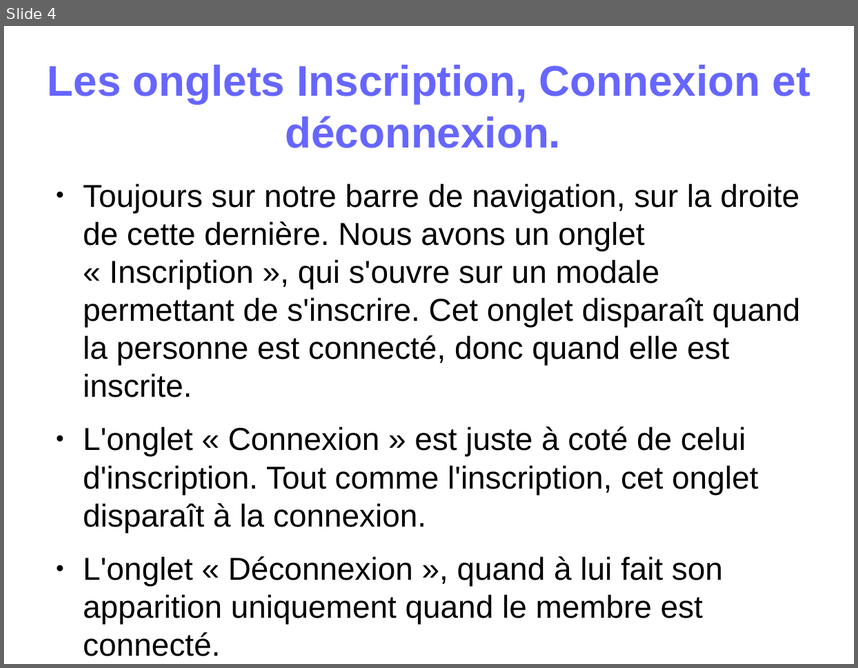
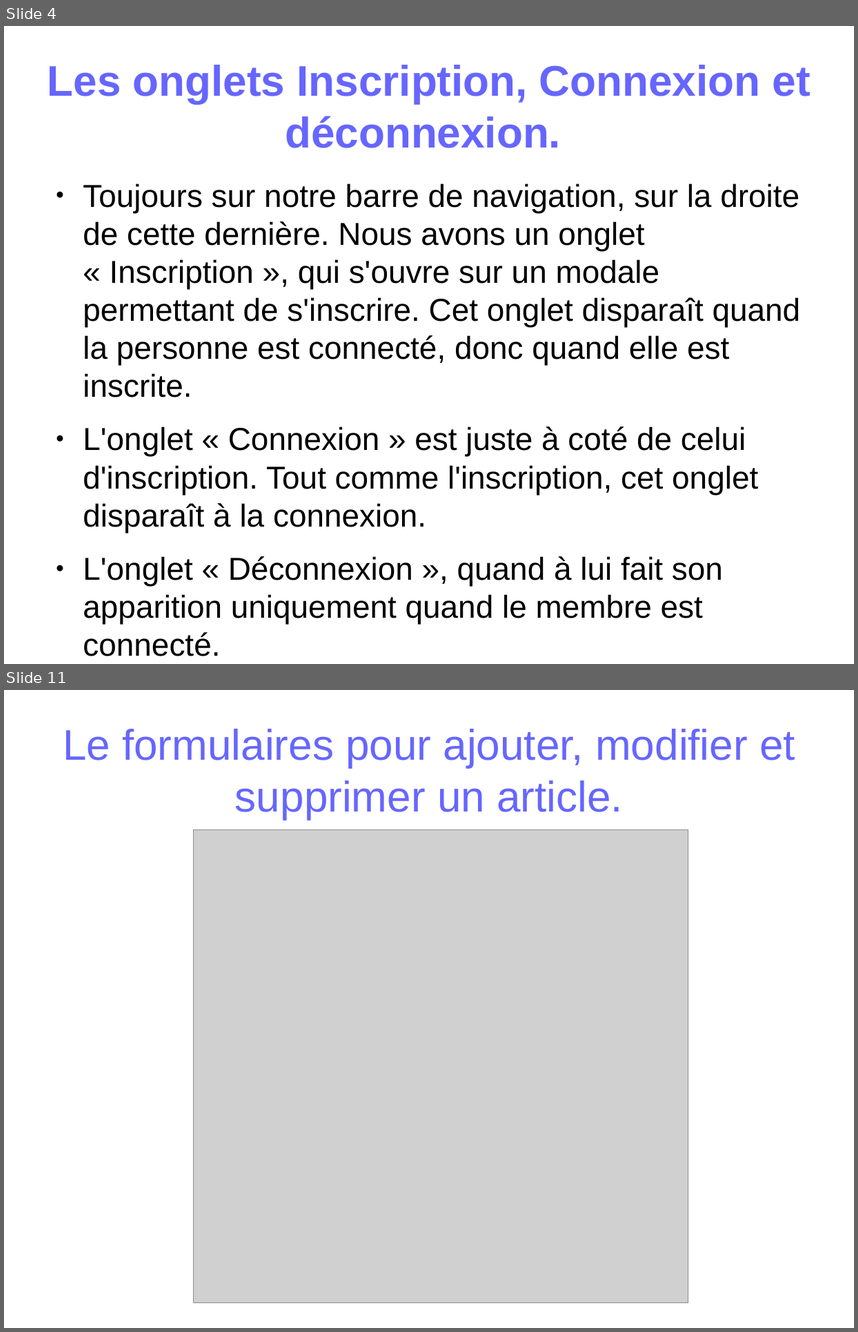
Before and after one commit to virginiecreus/Bac, a slide deck: powerpoint_de_présentation.odp. Shown one above the other, each under a label of ours: slide 4 before the commit, slides 4 and 11 after it; the slides between them are not shown. The pictures are 858x668 and 858x1332 pixels, drawn with LibreOffice and Linux fonts; fonts in the diff are those of the drawing; grey boxes stand for pictures. Boxes give left, top, right and bottom in pixels: in the first picture for what was removed or moved away, otherwise in the second. Text is boxed around its words. In the diff, an @@ line names an element or a change of style, - is before the commit and + after.

```diff
--- a/powerpoint_de_présentation.odp
+++ b/powerpoint_de_présentation.odp
@@ slide 11 added at box(4, 690, 854, 1328), background #FFFFFF @@
@@ title added at box(63, 729, 795, 819), 40 pt, text #6666FF @@
+Le formulaires pour ajouter, modifier et supprimer un article.
@@ picture added at box(193, 829, 688, 1303) @@
```
Also in this commit, not shown: 3 slides changed, 5 other slides added.
